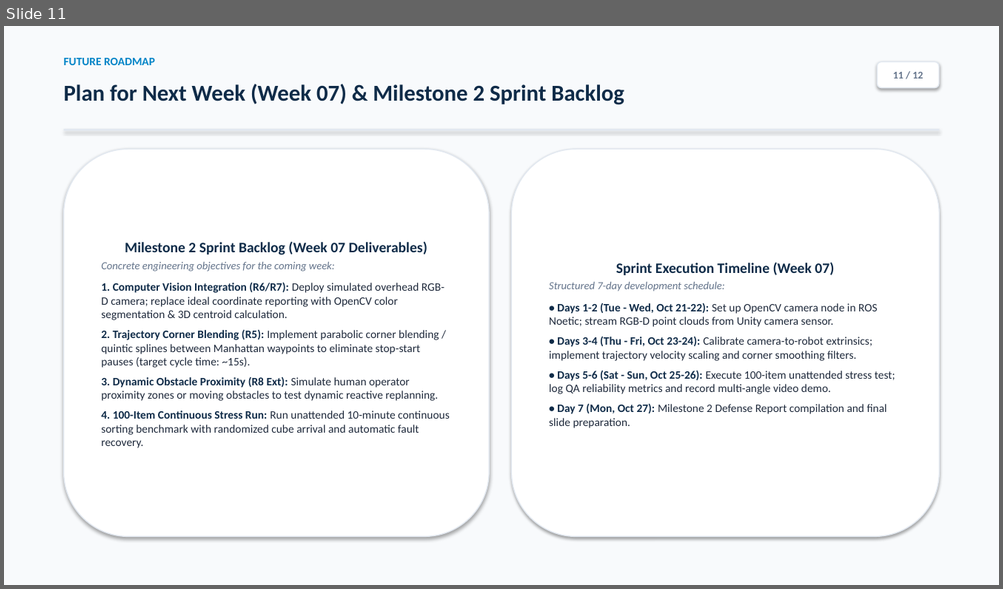
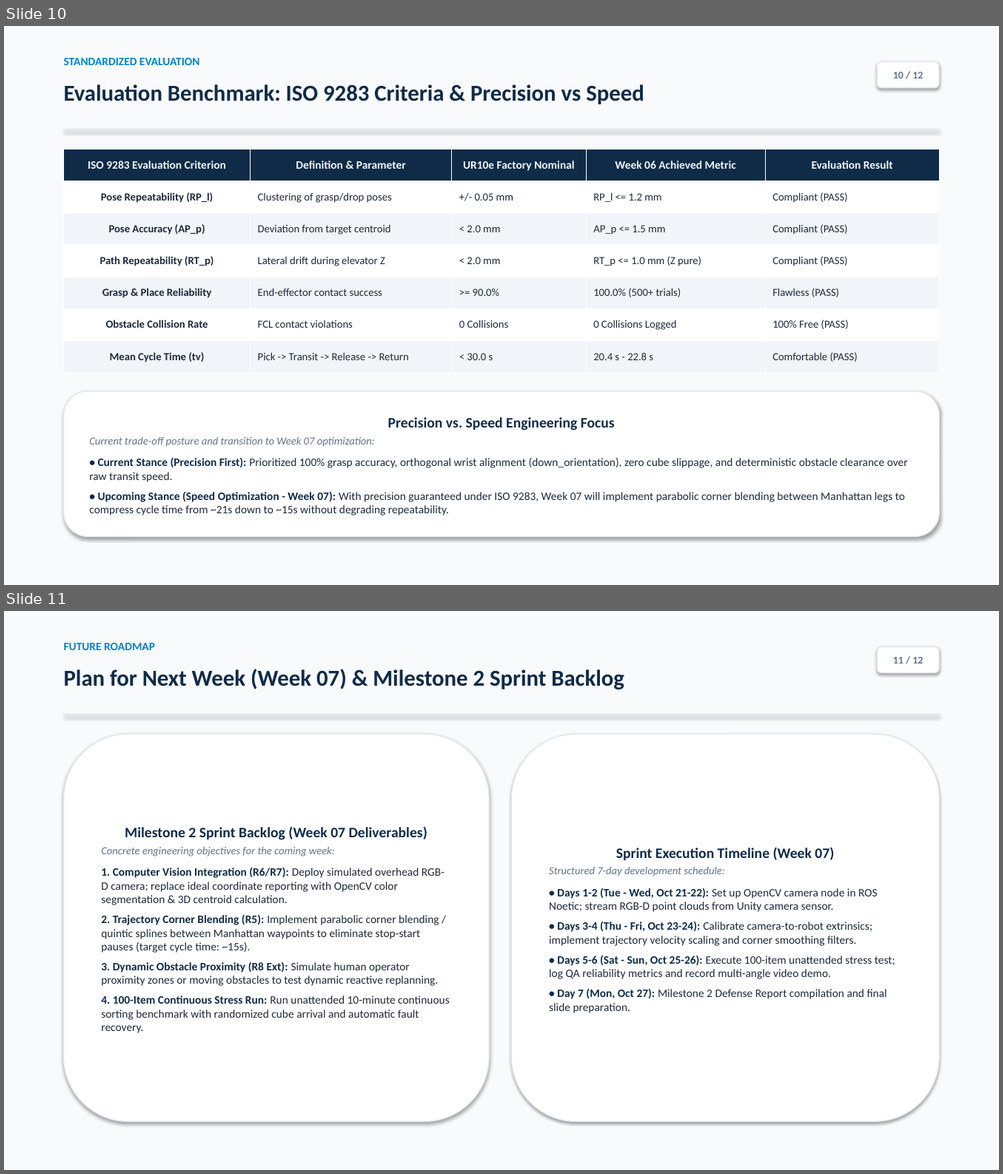
Before and after one commit to Aqikop/VGU26-Project-UC8, a slide deck: docs/week06/UC8_Week06_Presentation.pptx. Shown one above the other, each under a label of ours: slide 11 before the commit, slides 10 and 11 after it. The pictures are 1003x589 and 1003x1174 pixels, drawn with LibreOffice and Linux fonts; fonts in the diff are those of the drawing. Boxes give left, top, right and bottom in pixels: in the first picture for what was removed or moved away, otherwise in the second. Text is boxed around its words. In the diff, an @@ line names an element or a change of style, - is before the commit and + after.

Commit message:
docs(week06): enrich slides with ISO 9283, FCL GJK/EPA, and OMPL algorithms

```diff
--- a/docs/week06/UC8_Week06_Presentation.pptx
+++ b/docs/week06/UC8_Week06_Presentation.pptx
@@ slide 10 added at [4,26,999,585], background #FFFFFF @@
@@ rectangle added at [4,26,999,585], fill #F8FAFC @@
@@ text added at [64,58,199,65], 11 pt, text #0284C7, bold @@
+STANDARDIZED EVALUATION
@@ rounded rectangle added at [877,62,939,88], fill #FFFFFF, outline #E2E8F0 1 pt, 10 pt, text #64748B, bold @@
+10 / 12
@@ text added at [64,84,644,104], 22 pt, text #0F2B48, bold @@
+Evaluation Benchmark: ISO 9283 Criteria & Precision vs Speed
@@ rectangle added at [64,129,939,131], fill #E2E8F0 @@
@@ table added at [64,149,939,373], 7 rows, 5 columns @@
+ISO 9283 Evaluation Criterion | Definition & Parameter | UR10e Factory Nominal | Week 06 Achieved Metric | Evaluation Result
+Pose Repeatability (RP_l) | Clustering of grasp/drop poses | +/- 0.05 mm | RP_l <= 1.2 mm | Compliant (PASS)
+Pose Accuracy (AP_p) | Deviation from target centroid | < 2.0 mm | AP_p <= 1.5 mm | Compliant (PASS)
+Path Repeatability (RT_p) | Lateral drift during elevator Z | < 2.0 mm | RT_p <= 1.0 mm (Z pure) | Compliant (PASS)
+Grasp & Place Reliability | End-effector contact success | >= 90.0% | 100.0% (500+ trials) | Flawless (PASS)
+Obstacle Collision Rate | FCL contact violations | 0 Collisions | 0 Collisions Logged | 100% Free (PASS)
+Mean Cycle Time (tv) | Pick -> Transit -> Release -> Return | < 30.0 s | 20.4 s - 22.8 s | Comfortable (PASS)
@@ rounded rectangle added at [64,392,939,537], fill #FFFFFF, outline #E2E8F0 1 pt, 11 pt, text #1E293B @@
+Precision vs. Speed Engineering Focus
+Current trade-off posture and transition to Week 07 optimization:
+• Current Stance (Precision First): Prioritized 100% grasp accuracy, orthogonal wrist alignment (down_orientation), zero cube slippage, and deterministic obstacle clearance over raw transit speed.
+• Upcoming Stance (Speed Optimization - Week 07): With precision guaranteed under ISO 9283, Week 07 will implement parabolic corner blending between Manhattan legs to compress cycle time from ~21s down to ~15s without degrading repeatability.
```
Also in this commit, not shown: 3 slides changed, 1 slide removed, 5 other files.
